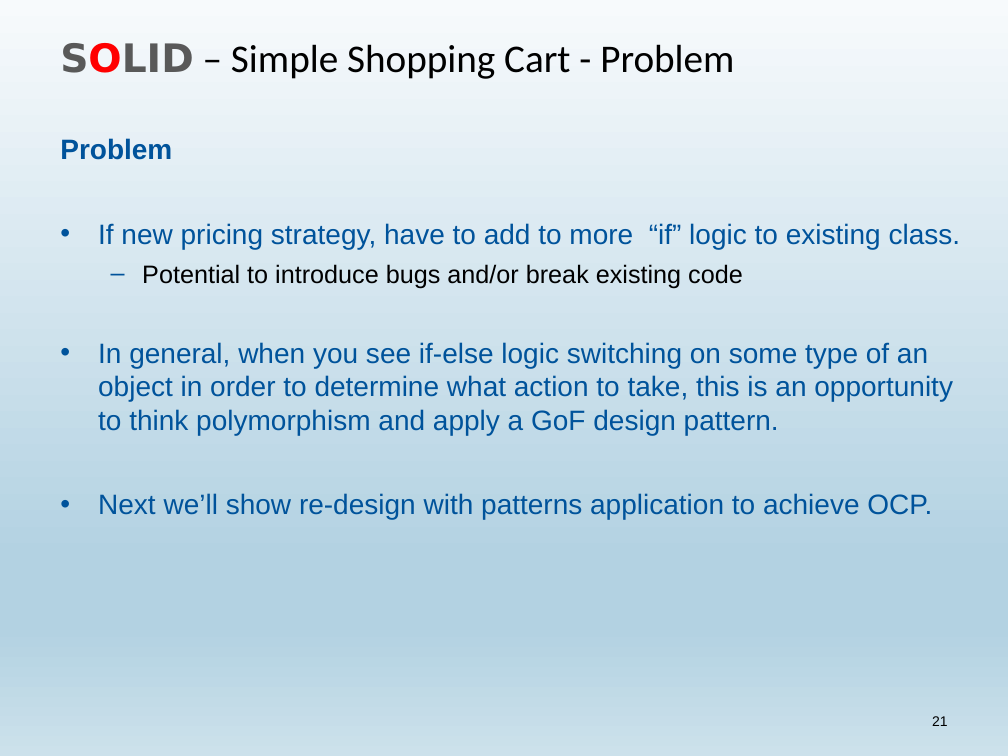
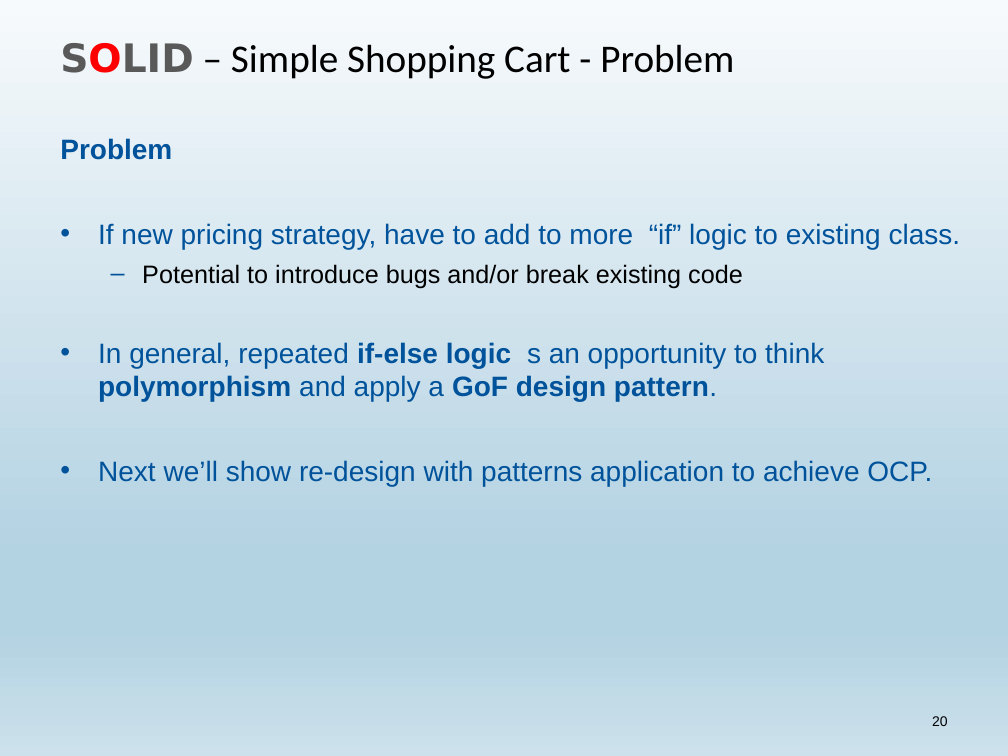
Before and after one commit to dgebert/presentations, a slide deck: slide 20 of SOLID.pptx (slide 21 before the commit). Drawn at 1008x756 pixels with LibreOffice and Linux fonts; fonts in the diff are those of the drawing. Boxes give left, top, right and bottom in pixels: in the first picture for what was removed or moved away, otherwise in the second. Text is boxed around its words. In the diff, an @@ line names an element or a change of style, - is before the commit and + after.

```diff
--- a/SOLID.pptx
+++ b/SOLID.pptx
@@ text at [98,342,824,402]: text changed @@
-• In general, when you see if-else logic switching on some type of an object in order to determine what action to take, this is an opportunity to think polymorphism and apply a GoF design pattern.
+• In general, repeated if-else logic s an opportunity to think polymorphism and apply a GoF design pattern.
@@ page number at [932,716,948,726]: text changed @@
-21
+20
```
Also in this commit, not shown: 13 other slides changed, 1 slide added, 3 slides removed.
